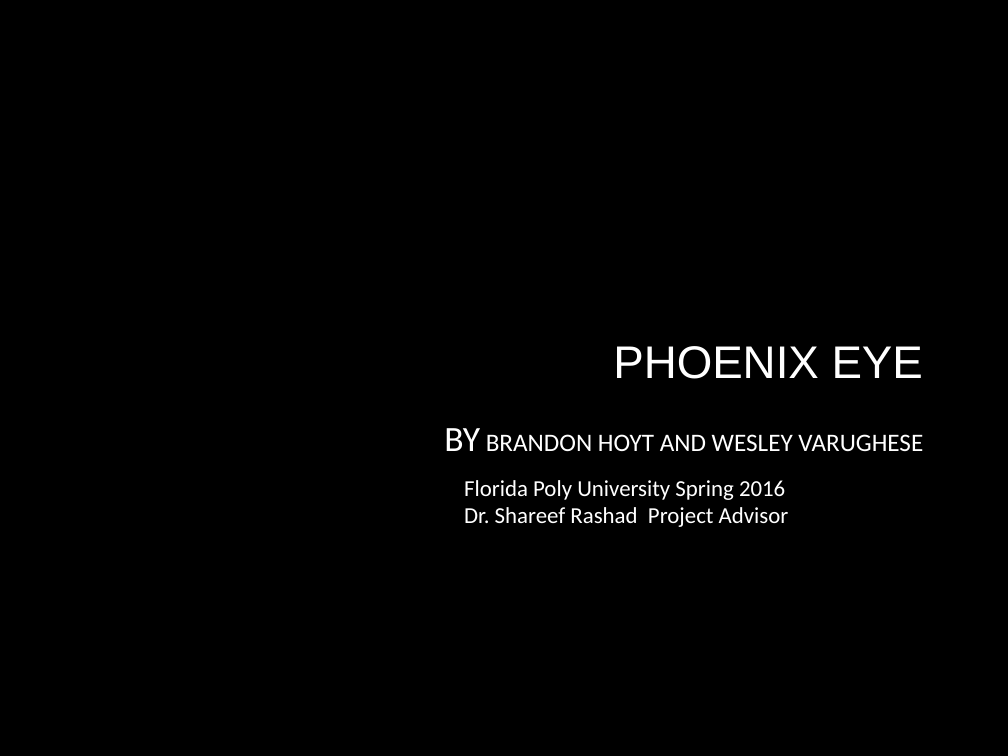
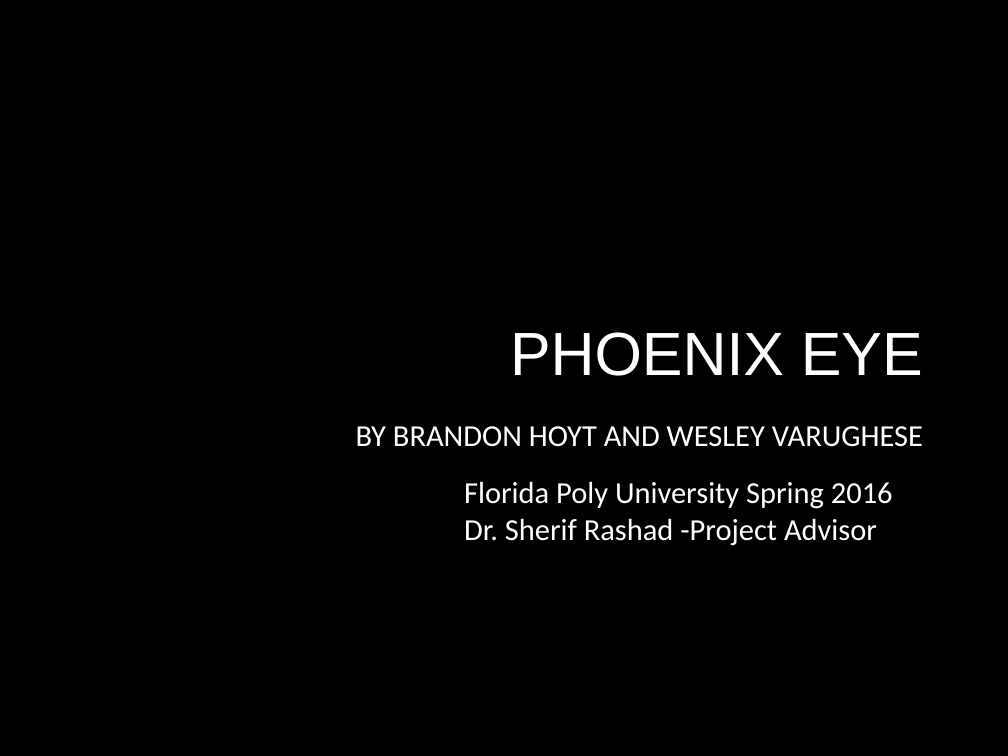
Before and after one commit to qrprat77/https---github.com-qrprat77-Biology_project, a slide deck: slide 1 of Resource/Bio_Presentation.pptx. Drawn at 1008x756 pixels with LibreOffice and Linux fonts; fonts in the diff are those of the drawing; background and template pictures are left out. Boxes give left, top, right and bottom in pixels: in the first picture for what was removed or moved away, otherwise in the second. Text is boxed around its words. In the diff, an @@ line names an element or a change of style, - is before the commit and + after.

```diff
--- a/Resource/Bio_Presentation.pptx
+++ b/Resource/Bio_Presentation.pptx
@@ title "PHOENIX EYE" at <box>510,332,923,376</box>: size 36 to 48 pt @@
@@ subtitle "BY BRANDON HOYT AND WESLEY ..." at <box>356,426,923,447</box>: size 28 to 24 pt in "BY"; size 19.8 to 24 pt @@
@@ text at <box>464,481,893,509</box>: size 18 to 24 pt in "Florida Poly University Spring 2016" @@
@@ text at <box>464,518,877,546</box>: text changed; size 18 to 24 pt @@
-Dr. Shareef Rashad Project Advisor
+Dr. Sherif Rashad -Project Advisor
```
Also in this commit, not shown: 8 other slides changed.
